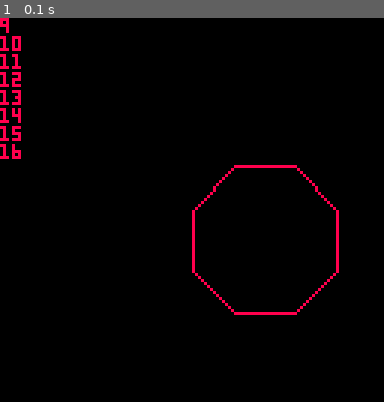
Above: before the commit, frame 1.
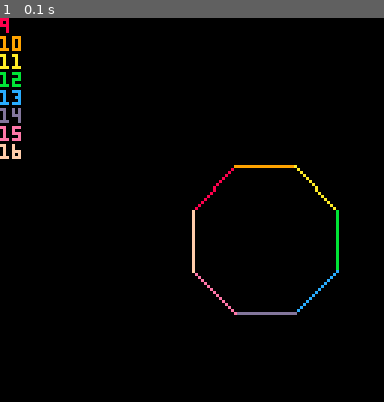
Above: after the commit, the same moment.

Repository: eduvf/PICO-8-experiments
Game: PICO-8 cartridge code.p8
Same seed, same stepped clock (60 frames per second), same inputs: the game is played once before the commit and once after it.
Inputs:
- Up to frame 1 (0.1 s): no input

The runs differ from the first frame. In frame 1, 1.5% of the frame differs, in the area x 0-89%, y 4-78%.

Commit message:
colorful!

Diff:
--- a/code.p8
+++ b/code.p8
@@ -4,8 +4,8 @@
 function _init()
   code = {
     {op = 'set x',   arg = 8},
-    {op = 'color',   arg = 8},
     {op = 'repeat',  arg = 8},
+    {op = 'color',   arg = 'x'},
     {op = 'turn',    arg = 45},
     {op = 'forward', arg = 20},
     {op = 'add to x',arg = 1},
